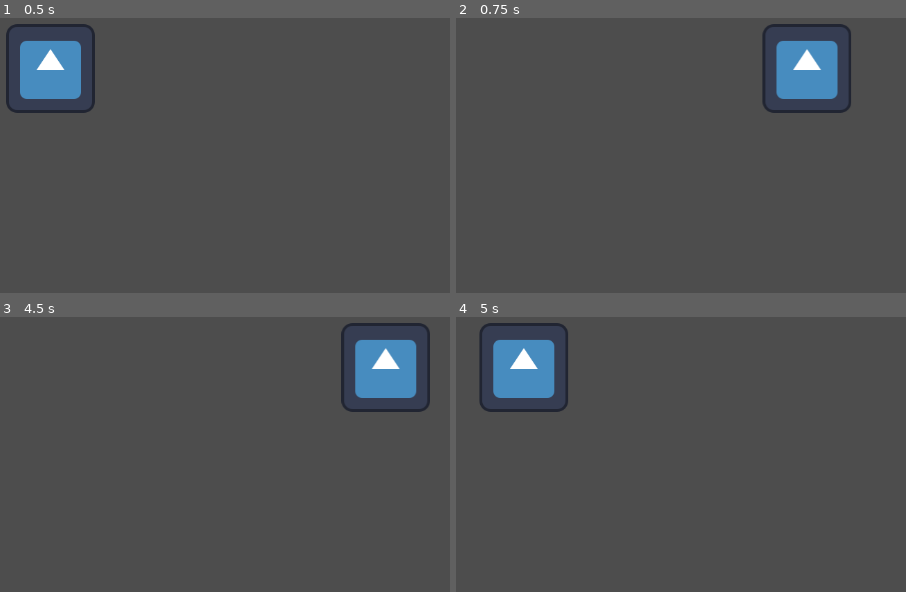
Above: before the commit, frames 1-4 (two rows, left to right).
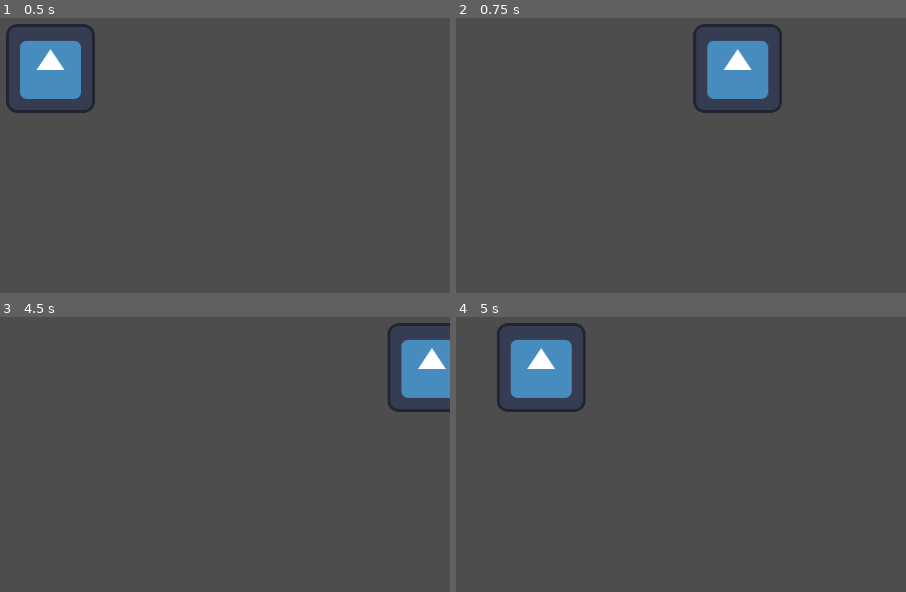
Above: after the commit, the same moments.

Repository: Boushitou/Q3_Nil_Survivor
Game: Godot game, scene res://main_game.tscn
The game is run twice, just before and just after one commit, with the same random seed, the same clock (stepped at 60 frames per second) and the same inputs. The engine's default icon, where the game draws it, is replaced by a stand-in: a white triangle on a blue panel in a dark square.
Inputs:
- Up to frame 1 (0.5 s): no input
- Up to frame 2 (0.75 s): tap Enter at 0.5 s; hold D (move_right) from 0.53 s (still down); tap Space (dash) at 0.6 s
- Up to frame 3 (4.5 s): release D (move_right) at 1.28 s; hold S (move_down) 1.28-2.03 s; tap Space (dash) at 1.35, 2, 2.1, 2.85, 3.5, 3.6, 4.35 s; hold D (move_right) 2.03-2.78 s; tap Enter at 2.75, 4.25 s; hold W (move_up) 2.78-3.53 s; hold Q (move_left) from 3.53 s (still down)
- Up to frame 4 (5 s): keep holding Q (move_left)

Frame 1 is identical in both runs. In frame 2, 7.0% of the frame differs, in the area x 52-88%, y 2-35%; in frame 3, 4.5%; in frame 4, 2.9%.

Commit message:
Added Player stats system.

Diff:
--- a/Scripts/PlayerController.gd
+++ b/Scripts/Player/PlayerController.gd
@@ -1,3 +1,5 @@
+class_name PlayerController
+
 extends Node
 
 var player_movement
@@ -6,7 +8,7 @@
 
 # Called when the node enters the scene tree for the first time.
 func _ready():
-	player_movement = get_node("Player")
+	player_movement = $"Player"
 
 
 # Called every frame. 'delta' is the elapsed time since the previous frame.
--- a/Scripts/PlayerMovement.gd
+++ b/Scripts/Player/PlayerMovement.gd
@@ -1,24 +1,33 @@
+class_name PlayerMovement
+
 extends Node2D
 
 enum Movement_State {IDLE, MOVING, DASHING}
 
-@export var speed : float
+var player_stats
+var speed : float
 
-const DASH_FORCE = 3000
-var dash_duration = 0.2
+#region dash values
+@export var DASH_FORCE : float
+var dash_duration = 0.05
 var dash_cooldown = 3.0
 var dash_timer = 0.0
 var cooldown_timer = 0.0
 var dash_direction = Vector2(0, 0)
+#endregion
 
 var movement = Vector2(0, 0)
 var state : Movement_State = Movement_State.IDLE
 
 
+func _ready():
+	player_stats = $PlayerStats
+	speed = player_stats.speed
+
+
 func _process(delta):
 	move(delta)
 	dashing(delta)
-	#print(state)
 
 
 func initiate_move(direction):
@@ -39,6 +48,7 @@
 	if state == Movement_State.MOVING:
 		position += movement * delta
 
+
 func initiate_dash(direction):
 	if cooldown_timer <= 0 && state != Movement_State.DASHING:
 		state = Movement_State.DASHING
--- /dev/null
+++ b/Scripts/Player/PlayerStats.gd
@@ -0,0 +1,59 @@
+class_name PlayerStats
+
+extends Node
+
+@export var initial_health = 100.0
+var health : Health
+
+@export var speed : float
+@export var attack_speed : float
+@export var power : float
+@export var atk_range : float
+@export var amount: int
+
+var stats = {
+	"speed" : speed,
+	"attack_speed" : attack_speed,
+	"power" : power,
+	"atk_range" : atk_range,
+	"amount" : amount
+}
+
+#region leveling value
+var level = 1
+const BASE_XP = 50
+const GROWTH_FACTOR = 1.2
+var next_xp = 50
+var current_xp = 0
+#endregion
+
+# Called when the node enters the scene tree for the first time.
+func _ready():
+	health = Health.new(initial_health)
+
+
+func get_xp(xp : int):
+	current_xp += xp
+
+	if current_xp > next_xp:
+		level_up()
+
+
+func level_up():
+	level += 1
+	current_xp = 0
+	next_xp = BASE_XP * pow(GROWTH_FACTOR, level - 1)
+
+
+func increase_hp(value : float):
+	health.upgrade_health(value)
+
+
+func increase_stat(stat_name : String, value):
+	if stats.has(stat_name):
+		stats[stat_name] += value
+		stats[stat_name] = 0 if stats[stat_name] < 0 else stats[stat_name]
+
+
+func get_stat_value(stat_name : String):
+	return stats.has(stat_name)
--- /dev/null
+++ b/Scripts/Systems/Health.gd
@@ -0,0 +1,38 @@
+class_name Health
+
+var total_health : float
+var current_health : float
+var is_dead : bool
+
+func _init(health):
+	total_health = health
+	current_health = total_health
+	is_dead = false
+
+
+func take_damage(amount : float):
+	if is_dead:
+		return
+
+	current_health -= amount
+	current_health = 0 if current_health < 0 else current_health
+
+	if current_health < 0:
+		death()
+
+
+func heal(amount : float):
+	if is_dead:
+		return
+
+	current_health += amount
+	current_health = total_health if current_health > total_health else current_health
+
+
+func upgrade_health(amount : float):
+	total_health += amount
+
+
+func death():
+	is_dead = true
+	#death event for player ?
--- a/main_game.tscn
+++ b/main_game.tscn
@@ -1,19 +1,20 @@
-[gd_scene load_steps=5 format=3 uid="uid://d0jg0mtojp1l8"]
+[gd_scene load_steps=6 format=3 uid="uid://d0jg0mtojp1l8"]
 
-[ext_resource type="Script" path="res://Scripts/PlayerMovement.gd" id="1_opi1k"]
-[ext_resource type="Script" path="res://Scripts/PlayerController.gd" id="2_xjtl8"]
+[ext_resource type="Script" path="res://Scripts/Player/PlayerController.gd" id="1_pnww8"]
+[ext_resource type="Script" path="res://Scripts/Player/PlayerMovement.gd" id="2_ckwua"]
 [ext_resource type="Texture2D" uid="uid://dsy5yqymj4lbq" path="res://icon.svg" id="3_qyfac"]
+[ext_resource type="Script" path="res://Scripts/Player/PlayerStats.gd" id="4_nvw7y"]
 
 [sub_resource type="RectangleShape2D" id="RectangleShape2D_rexpl"]
 
 [node name="MainGame" type="Node2D"]
 
 [node name="Controller" type="Node" parent="."]
-script = ExtResource("2_xjtl8")
+script = ExtResource("1_pnww8")
 
 [node name="Player" type="CharacterBody2D" parent="Controller"]
-script = ExtResource("1_opi1k")
-speed = 500.0
+script = ExtResource("2_ckwua")
+DASH_FORCE = 3000.0
 
 [node name="Sprite2D" type="Sprite2D" parent="Controller/Player"]
 texture = ExtResource("3_qyfac")
@@ -21,4 +22,8 @@
 [node name="CollisionShape2D" type="CollisionShape2D" parent="Controller/Player"]
 shape = SubResource("RectangleShape2D_rexpl")
 
+[node name="PlayerStats" type="Node" parent="Controller/Player"]
+script = ExtResource("4_nvw7y")
+speed = 1000.0
+
 [node name="Camera2D" type="Camera2D" parent="."]
